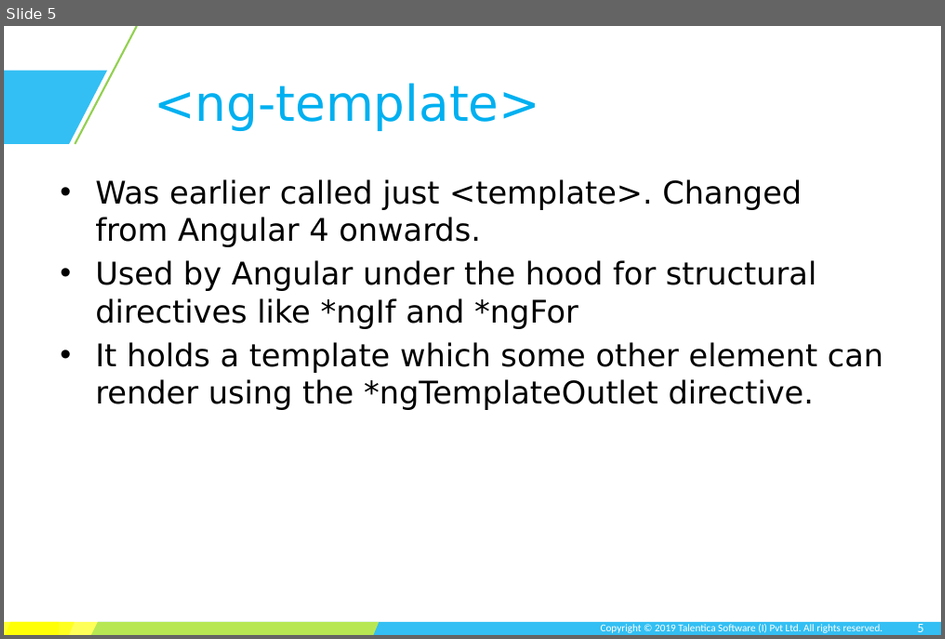
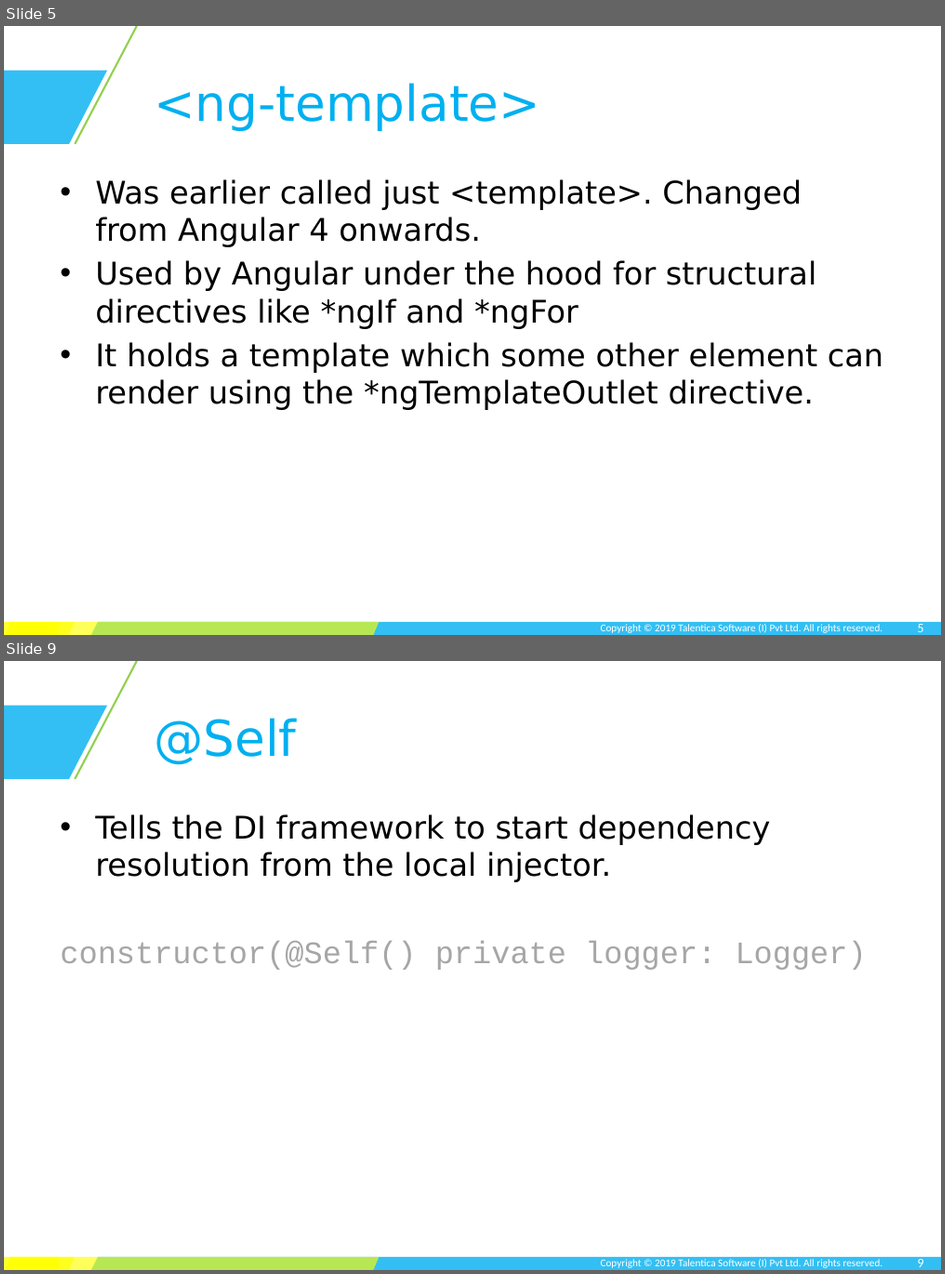
Before and after one commit to TusharRajGupt/angular-demo, a slide deck: session-7/Session 7.pptx. Shown one above the other, each under a label of ours: slide 5 before the commit, slides 5 and 9 after it; the slides between them are not shown. The pictures are 945x639 and 945x1274 pixels, drawn with LibreOffice and Linux fonts; fonts in the diff are those of the drawing; background and template pictures are left out. Boxes give left, top, right and bottom in pixels: in the first picture for what was removed or moved away, otherwise in the second. Text is boxed around its words. In the diff, an @@ line names an element or a change of style, - is before the commit and + after.

```diff
--- a/session-7/Session 7.pptx
+++ b/session-7/Session 7.pptx
@@ slide 9 added at (x1=4, y1=661, x2=941, y2=1270), background #FFFFFF; not listed: 7 template elements that a slide beside it also shows @@
@@ title added at (x1=154, y1=718, x2=296, y2=765), 38 pt, text #00B0F0 @@
+@Self
@@ text added at (x1=60, y1=814, x2=867, y2=970), 24 pt, text #000000 @@
+• Tells the DI framework to start dependency resolution from the local injector.
+constructor(@Self() private logger: Logger)
@@ page number added at (x1=918, y1=1259, x2=925, y2=1267), 10 pt, text #FFFFFF @@
+9
```
Also in this commit, not shown: 4 other slides added, 12 other files.
